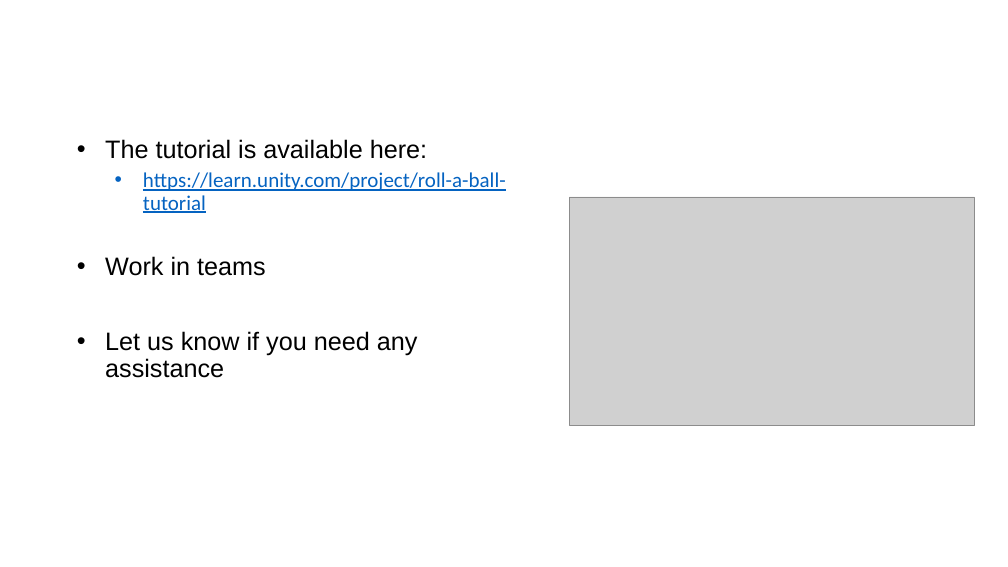
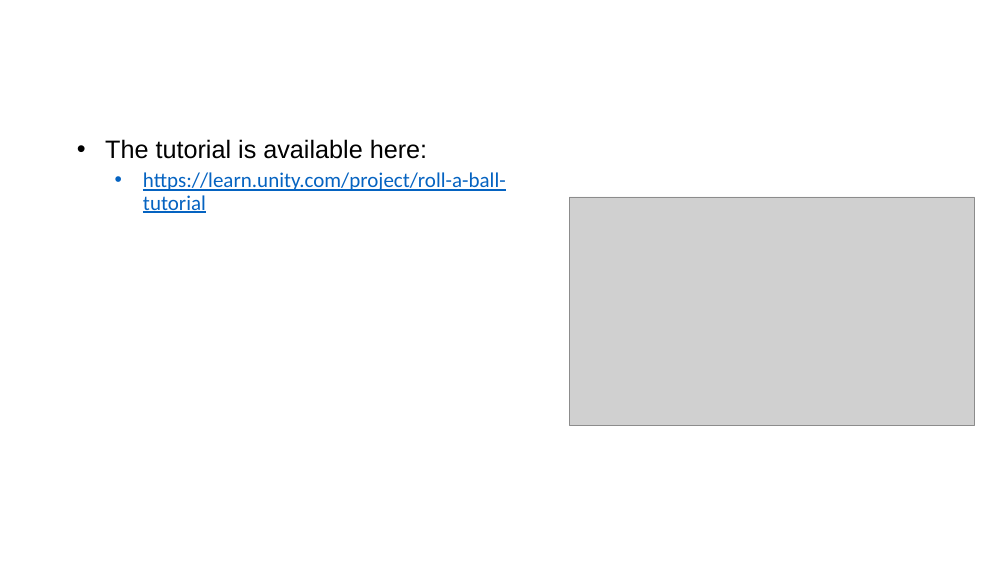
Before and after one commit to SchoolOfGames/SchoolOfGames.github.io, a slide deck: slide 3 of Roll-A-Ball.pptx. Drawn at 1008x567 pixels with LibreOffice and Linux fonts; fonts in the diff are those of the drawing; grey boxes stand for pictures; background and template pictures are left out. Boxes give left, top, right and bottom in pixels: in the first picture for what was removed or moved away, otherwise in the second. Text is boxed around its words. In the diff, an @@ line names an element or a change of style, - is before the commit and + after.

```diff
--- a/Roll-A-Ball.pptx
+++ b/Roll-A-Ball.pptx
@@ text at (105, 256, 418, 378): paragraphs removed @@
-• Work in teams
-• Let us know if you need any assistance
```
Also in this commit, not shown: 1 other slide changed, 1 slide added, 1 slide removed, 3 other files.
